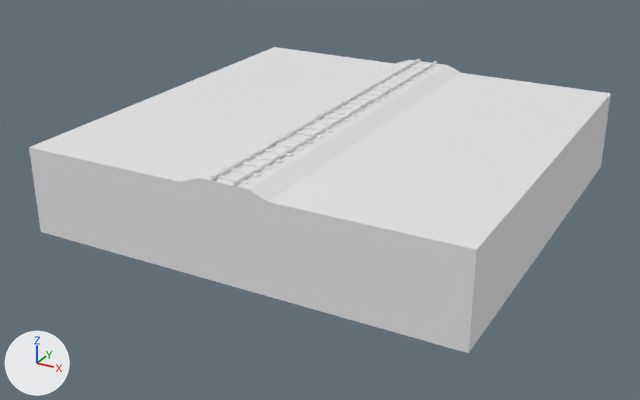
One commit to the FBX model Mystics Project/Assets/polyperfect/Low Poly Ultimate Pack/M/- Meshes_M/Terrains_M/Tiles_M/tile-rail-straight.fbx: the scene before it, then after it.
Camera for both pictures: a 50 mm lens placed at (27.0, -52.8, 19.7), pointed at (-0.9, -2.0, -5.7). Lighting does not change. The marker at lower left points along +X, +Y and +Z. Where no turn or scale is listed for an object, it has been applied to the vertices.

Objects in the first picture: 'tile-rail-straight'.
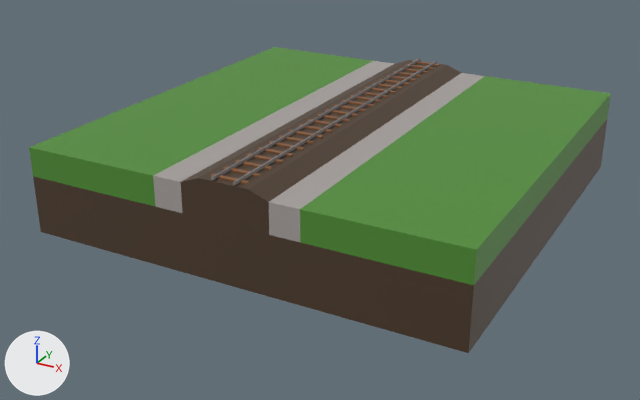
Where the newer file only moved an object's origin or applied its transform, the numbers keep the older frame.

The change, as JSON lines over the scene's bpy script:
```json
{"op": "set", "path": "mat_11_brown_medium.base_color", "old": "(0.8, 0.8, 0.8)", "new": "(0.246, 0.105, 0.0409)", "note": "white #e7e7e7 -> brown #885b39"}
{"op": "set", "path": "mat_36_green.base_color", "old": "(0.8, 0.8, 0.8)", "new": "(0.0802, 0.27, 0.0343)", "note": "white #e7e7e7 -> green #508e34"}
{"op": "set", "path": "mat_21_grey_light.base_color", "old": "(0.8, 0.8, 0.8)", "new": "(0.386, 0.356, 0.342)", "note": "white #e7e7e7 -> grey #a7a19e"}
{"op": "set", "path": "mat_9_brown_darkest.base_color", "old": "(0.8, 0.8, 0.8)", "new": "(0.0742, 0.0437, 0.0242)", "note": "white #e7e7e7 -> brown #4d3b2b"}
```

Boxes [x1, y1, x2, y2] around the edits, measured in the pictures (640 x 400 px):
```json
{"object": "tile-rail-straight", "change": "recoloured", "before": [29, 47, 611, 353], "after": [29, 47, 611, 353]}
```
